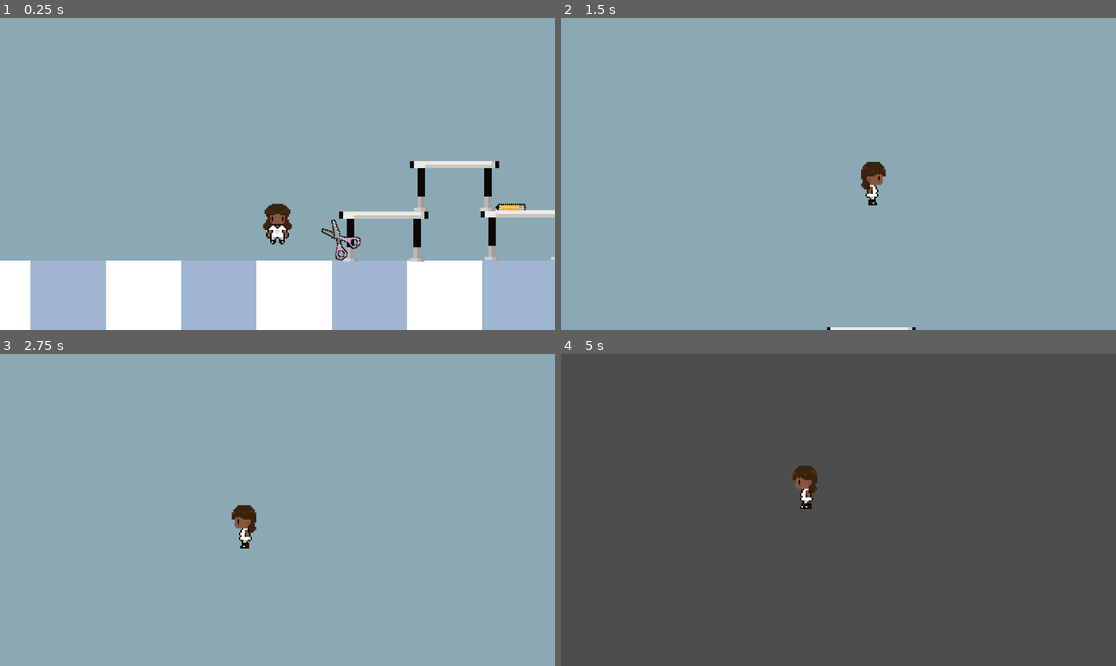
Above: before the commit, frames 1-4 (two rows, left to right).
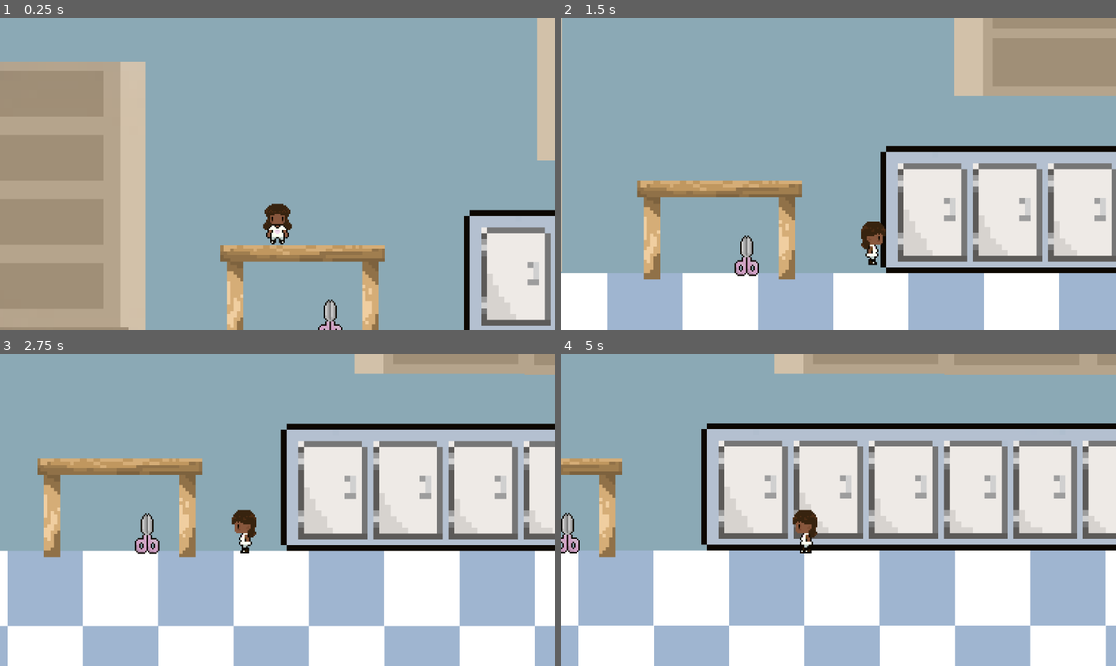
Above: after the commit, the same moments.

Repository: anajshah/Junior_Year_Game
Game: Godot game, scene res://scenes/period_1.tscn
The game is run twice, just before and just after one commit, with the same random seed, the same clock (stepped at 60 frames per second) and the same inputs. This scene is started directly instead of the project's main scene.
Inputs:
- Up to frame 1 (0.25 s): no input
- Up to frame 2 (1.5 s): tap Enter (ui_accept) at 0.5, 0.6, 0.77, 1.07 s; hold Right (ui_right) from 0.53 s (still down); tap Alt at 1.35 s
- Up to frame 3 (2.75 s): tap Enter (ui_accept) at 1.52, 1.55, 1.82, 2.3 s; release Right (ui_right) at 2.03 s; hold Left (ui_left) from 2.03 s (still down); tap Shift at 2.1 s
- Up to frame 4 (5 s): release Left (ui_left) at 2.78 s; hold Right (ui_right) 2.78-4.28 s; tap Enter (ui_accept) at 2.85, 3.02, 3.32, 3.77, 3.8, 4.07, 4.52, 4.55, 4.82 s; tap Alt at 3.6 s; hold Left (ui_left) from 4.28 s (still down); tap Shift at 4.35 s

The runs differ from the first frame. In frame 1, 46% of the frame differs, in the area x 0-100%, y 0-100%; in frame 2, 47%; in frame 3, 63%; in frame 4, 98%.

Commit message:
hour 15 finished integral boss trying to open doors at the bottom

Diff:
--- /dev/null
+++ b/scenes/cupboard_openable.tscn
@@ -0,0 +1,68 @@
+[gd_scene load_steps=10 format=3 uid="uid://dknmt1hxs6uph"]
+
+[ext_resource type="Script" uid="uid://8m0ey6sj5lij" path="res://scripts/cupboard_openable.gd" id="1_p2sqq"]
+[ext_resource type="Texture2D" uid="uid://dykrcj0sa8lvt" path="res://assets/sprites/tables/Untitled_Artwork 80.png" id="2_w1w68"]
+
+[sub_resource type="RectangleShape2D" id="RectangleShape2D_p2sqq"]
+size = Vector2(80, 2)
+
+[sub_resource type="RectangleShape2D" id="RectangleShape2D_kf15g"]
+size = Vector2(11, 16)
+
+[sub_resource type="RectangleShape2D" id="RectangleShape2D_044bj"]
+size = Vector2(11, 17)
+
+[sub_resource type="RectangleShape2D" id="RectangleShape2D_t01p8"]
+size = Vector2(12, 17)
+
+[sub_resource type="RectangleShape2D" id="RectangleShape2D_0f4gl"]
+size = Vector2(11, 17)
+
+[sub_resource type="RectangleShape2D" id="RectangleShape2D_eaqqb"]
+size = Vector2(11, 17)
+
+[sub_resource type="RectangleShape2D" id="RectangleShape2D_dpnae"]
+size = Vector2(12, 17)
+
+[node name="cupboard_openable" type="Node2D"]
+script = ExtResource("1_p2sqq")
+
+[node name="StaticBody2D" type="StaticBody2D" parent="."]
+
+[node name="CollisionShape2D" type="CollisionShape2D" parent="StaticBody2D"]
+position = Vector2(40, -21)
+shape = SubResource("RectangleShape2D_p2sqq")
+
+[node name="Sprite2D" type="Sprite2D" parent="."]
+
+[node name="Area2D" type="Area2D" parent="."]
+
+[node name="CollisionShape2D" type="CollisionShape2D" parent="Area2D"]
+position = Vector2(8.5, -11)
+shape = SubResource("RectangleShape2D_kf15g")
+
+[node name="CollisionShape2D2" type="CollisionShape2D" parent="Area2D"]
+position = Vector2(21.5, -10.5)
+shape = SubResource("RectangleShape2D_044bj")
+
+[node name="CollisionShape2D3" type="CollisionShape2D" parent="Area2D"]
+position = Vector2(35, -10.5)
+shape = SubResource("RectangleShape2D_t01p8")
+
+[node name="CollisionShape2D4" type="CollisionShape2D" parent="Area2D"]
+position = Vector2(47.5, -10.5)
+shape = SubResource("RectangleShape2D_0f4gl")
+
+[node name="CollisionShape2D5" type="CollisionShape2D" parent="Area2D"]
+position = Vector2(59.5, -10.5)
+shape = SubResource("RectangleShape2D_eaqqb")
+
+[node name="CollisionShape2D6" type="CollisionShape2D" parent="Area2D"]
+position = Vector2(72, -10.5)
+shape = SubResource("RectangleShape2D_dpnae")
+
+[node name="UntitledArtwork80" type="Sprite2D" parent="."]
+position = Vector2(40, -11)
+texture = ExtResource("2_w1w68")
+
+[connection signal="body_entered" from="Area2D" to="." method="_on_area_2d_body_entered"]
--- a/scenes/period_1.tscn
+++ b/scenes/period_1.tscn
@@ -27,6 +27,7 @@
 [ext_resource type="PackedScene" uid="uid://daq2ocbdukstq" path="res://scenes/beige_shelf_middle.tscn" id="24_5tmgo"]
 [ext_resource type="PackedScene" uid="uid://ckchhvxtuhb40" path="res://scenes/beige_shelf_right.tscn" id="25_5tmgo"]
 [ext_resource type="PackedScene" uid="uid://cuy685h58renk" path="res://scenes/dustbunny.tscn" id="27_8dpta"]
+[ext_resource type="PackedScene" uid="uid://dknmt1hxs6uph" path="res://scenes/cupboard_openable.tscn" id="28_caj2x"]
 
 [sub_resource type="WorldBoundaryShape2D" id="WorldBoundaryShape2D_0el8h"]
 distance = -43.0
@@ -133,7 +134,7 @@
 
 [node name="Player" parent="." instance=ExtResource("1_fy12i")]
 z_index = 1
-position = Vector2(-1773, 0)
+position = Vector2(-112, -53)
 collision_mask = 3
 
 [node name="Camera2D" type="Camera2D" parent="Player"]
@@ -184,7 +185,8 @@
 [node name="Platforms" type="Node" parent="."]
 
 [node name="Brown_table" parent="Platforms" instance=ExtResource("7_gq7po")]
-position = Vector2(-96, 17)
+position = Vector2(-114, 7)
+scale = Vector2(1.5, 1.5)
 
 [node name="White_table" parent="Platforms" instance=ExtResource("5_esdof")]
 position = Vector2(-1158, 28)
@@ -240,21 +242,6 @@
 scale = Vector2(0.599, 0.599)
 
 [node name="to be replaced" type="Node" parent="."]
-
-[node name="UntitledArtwork40" type="Sprite2D" parent="to be replaced"]
-position = Vector2(7, -24)
-scale = Vector2(0.96, 2.6)
-texture = ExtResource("5_d5iyh")
-
-[node name="UntitledArtwork41" type="Sprite2D" parent="to be replaced"]
-position = Vector2(328.99997, -23)
-scale = Vector2(9.84, 2.56)
-texture = ExtResource("5_d5iyh")
-
-[node name="UntitledArtwork46" type="Sprite2D" parent="to be replaced"]
-position = Vector2(683.5, -181.5)
-scale = Vector2(1.82, 9.379999)
-texture = ExtResource("5_d5iyh")
 
 [node name="UntitledArtwork48" type="Sprite2D" parent="to be replaced"]
 position = Vector2(871, -119)
@@ -421,3 +408,11 @@
 &"": SubResource("AnimationLibrary_0l143")
 }
 autoplay = "move"
+
+[node name="cupboard_openable2" parent="." instance=ExtResource("28_caj2x")]
+position = Vector2(334, 40)
+scale = Vector2(4, 4)
+
+[node name="cupboard_openable" parent="." instance=ExtResource("28_caj2x")]
+position = Vector2(17, 40)
+scale = Vector2(4, 4)
--- /dev/null
+++ b/scripts/cupboard_openable.gd
@@ -0,0 +1,41 @@
+extends Node2D
+
+@onready var area_2d: Area2D = $Area2D
+
+var player_in_range := false
+var is_open := false
+
+
+
+func _on_area_2d_body_entered(body: Node2D) -> void:
+	player_in_range = true
+
+func _on_Area2D_body_exited(body):
+	if body.name == "Player":
+		player_in_range = false
+
+func _process(_delta):
+	if player_in_range and Input.is_action_just_pressed("interact"):
+		toggle_door()
+		print("open!open!open!")
+
+func toggle_door():
+	is_open = !is_open
+
+	if is_open:
+		$CollisionShape2D.disabled = true
+		$Sprite2D.frame = 1  # or change texture
+	else:
+		$CollisionShape2D.disabled = false
+		$Sprite2D.frame = 0
+
+
+
+## Called when the node enters the scene tree for the first time.
+#func _ready() -> void:
+	#pass # Replace with function body.
+#
+#
+## Called every frame. 'delta' is the elapsed time since the previous frame.
+#func _process(delta: float) -> void:
+	#pass
--- a/scripts/player.gd
+++ b/scripts/player.gd
@@ -13,7 +13,7 @@
 
 	# Handle jump.
 	if Input.is_action_just_pressed("ui_accept"):
-		velocity.y = JUMP_VELOCITY #grab
+		Input.is_action_just_pressed("interact")
 
 	if Input.is_action_just_pressed("ui_up") and is_on_floor():
 		velocity.y = JUMP_VELOCITY
Binary file added: assets/sprites/tables/Untitled_Artwork 80.png
Not shown, added: assets/sprites/tables/Untitled_Artwork 80.png.import
Not shown: 1 places in scenes/period_1.tscn that only renumber resources
Not shown, added: scripts/cupboard_openable.gd.uid
